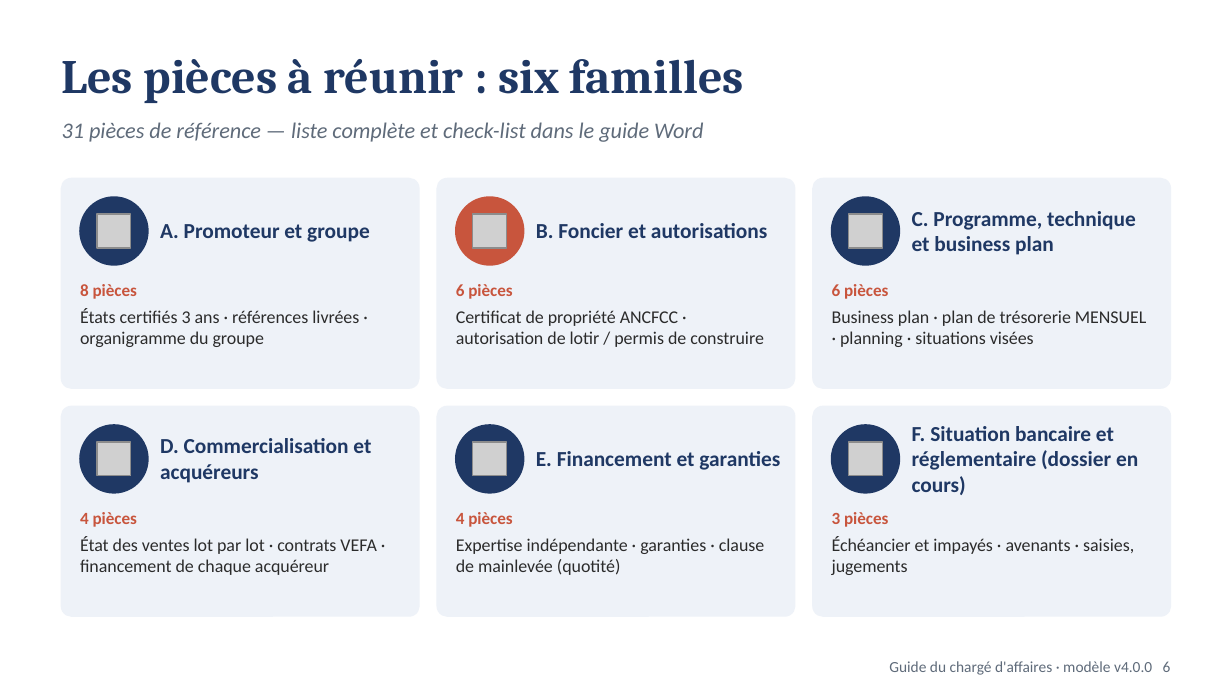
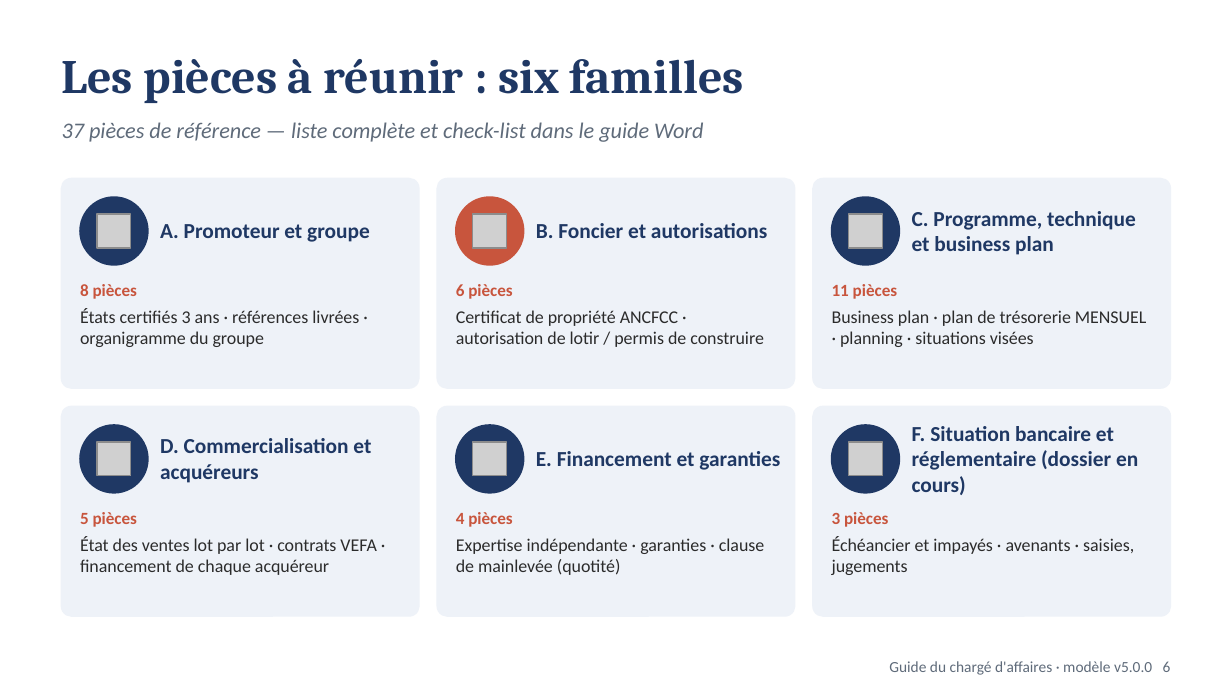
Before and after one commit to tariqeddoumi/pi-scoring-claude, a slide deck: slide 6 of docs/Guide_Charge_Affaires_Formation.pptx. Drawn at 1232x693 pixels with LibreOffice and Linux fonts; fonts in the diff are those of the drawing; grey boxes stand for pictures. Boxes give left, top, right and bottom in pixels: in the first picture for what was removed or moved away, otherwise in the second. Text is boxed around its words. In the diff, an @@ line names an element or a change of style, - is before the commit and + after.

```diff
--- a/docs/Guide_Charge_Affaires_Formation.pptx
+++ b/docs/Guide_Charge_Affaires_Formation.pptx
@@ text at bbox=[62, 122, 703, 142]: text changed @@
-31 pièces de référence — liste complète et check-list dans le guide Word
+37 pièces de référence — liste complète et check-list dans le guide Word
@@ text at bbox=[832, 284, 897, 299]: text changed @@
-6 pièces
+11 pièces
@@ text at bbox=[80, 512, 137, 527]: text changed @@
-4 pièces
+5 pièces
@@ text at bbox=[889, 661, 1171, 675]: text changed @@
-Guide du chargé d'affaires · modèle v4.0.0 6
+Guide du chargé d'affaires · modèle v5.0.0 6
```
Also in this commit, not shown: 14 other slides changed, 1 slide added, 24 other files.
